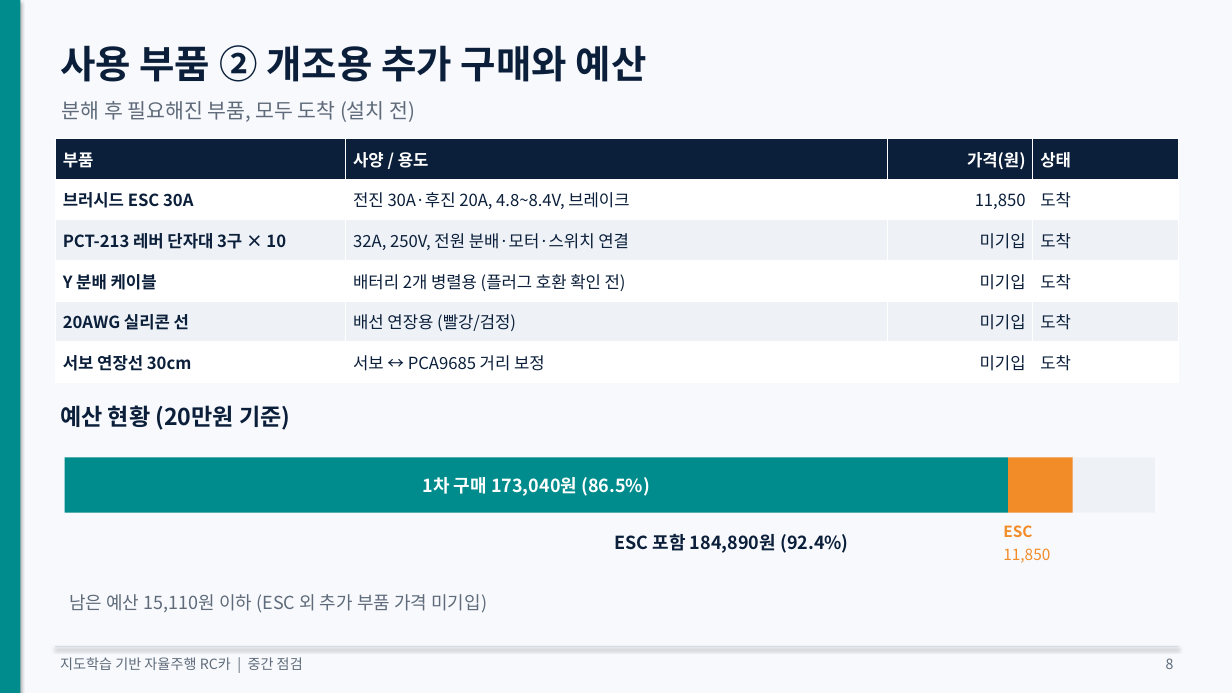
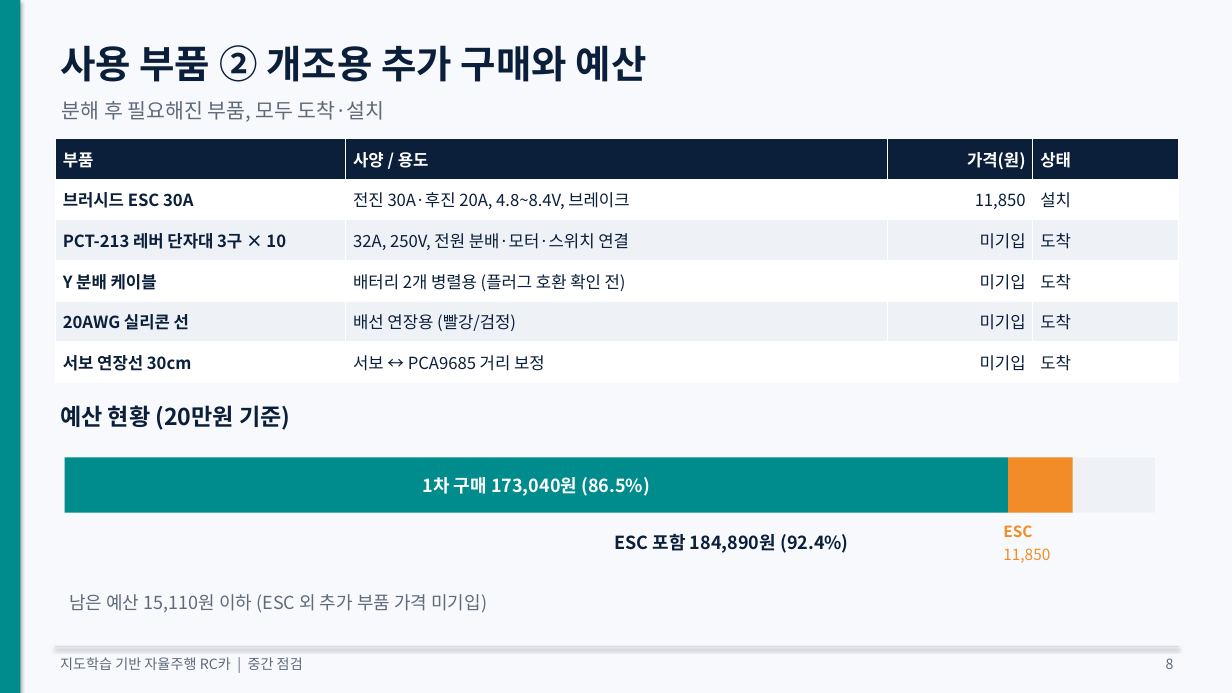
Before and after one commit to KMUTMU/Robot, a slide deck: slide 8 of 중간점검_자율주행RC카.pptx. Drawn at 1232x693 pixels with LibreOffice and Linux fonts; fonts in the diff are those of the drawing. Boxes give left, top, right and bottom in pixels: in the first picture for what was removed or moved away, otherwise in the second. Text is boxed around its words. In the diff, an @@ line names an element or a change of style, - is before the commit and + after.

```diff
--- a/중간점검_자율주행RC카.pptx
+++ b/중간점검_자율주행RC카.pptx
@@ text at <box>62,101,385,122</box>: text changed @@
-분해 후 필요해진 부품, 모두 도착 (설치 전)
+분해 후 필요해진 부품, 모두 도착·설치
@@ table at <box>55,139,1178,383</box> @@
-row 2, column 4: 도착
+row 2, column 4: 설치
```
Also in this commit, not shown: 8 other slides changed, 12 other files.
